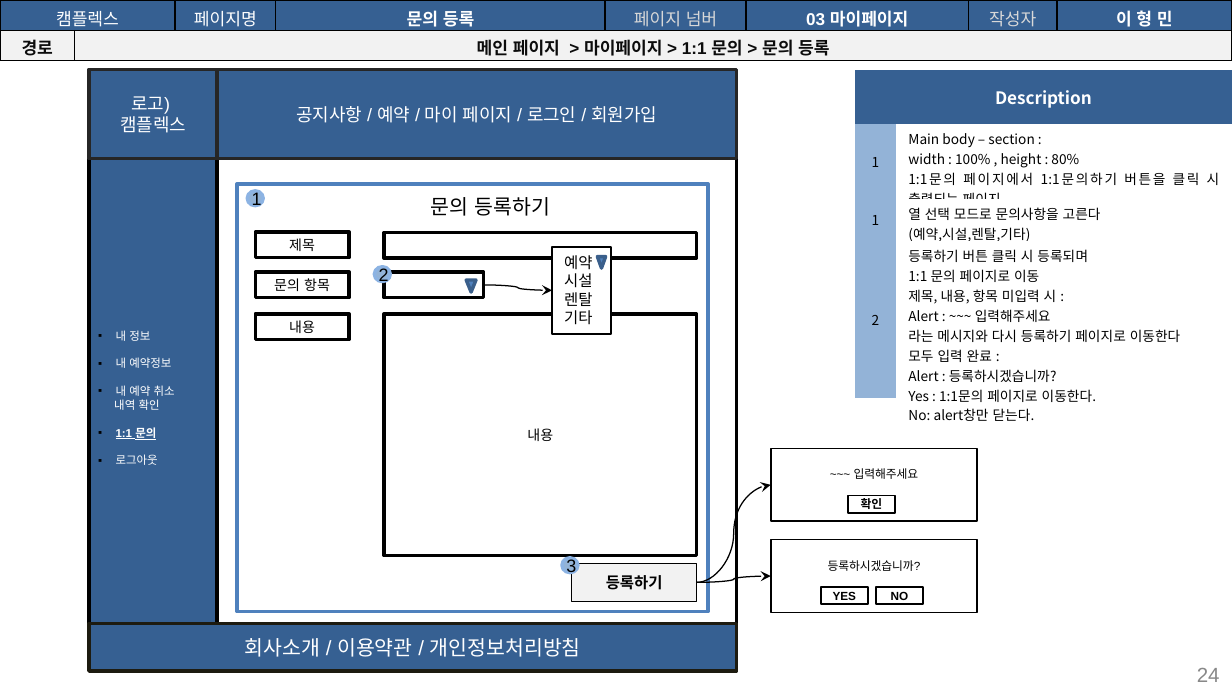
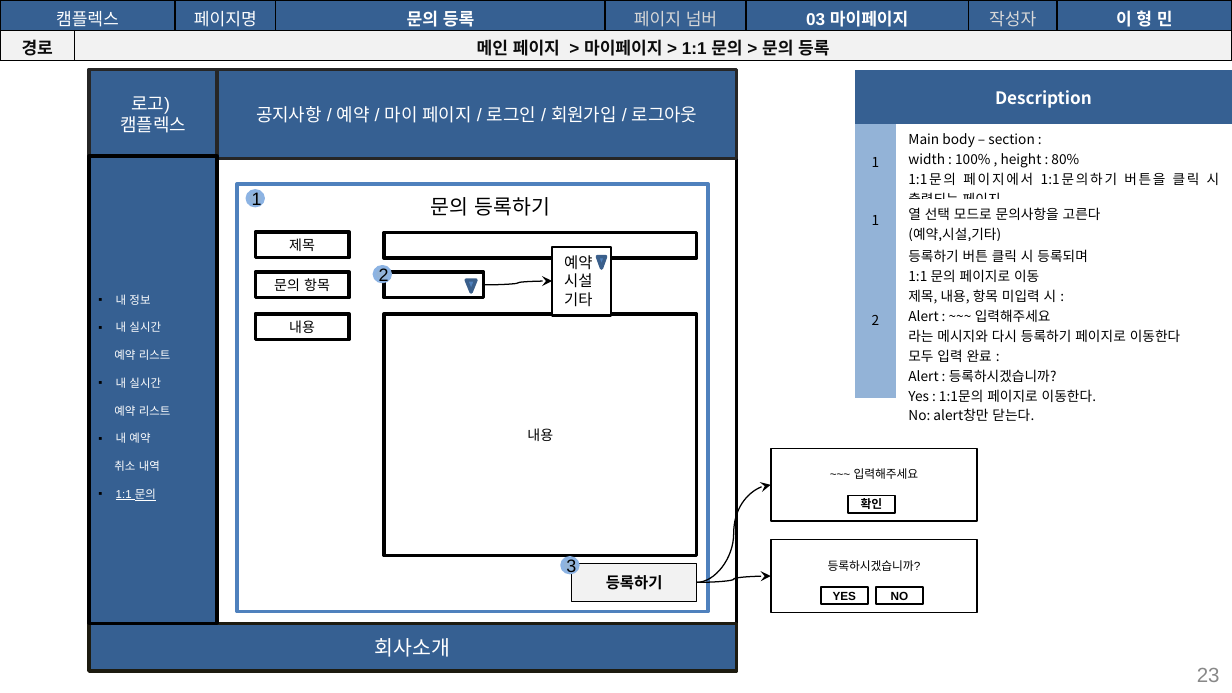
Before and after one commit to seoulsudal/CamFlexProject, a slide deck: slide 23 of 프로젝트 산출물/9. 스토리보드/캠플렉스 사용자_스토리보드.pptx (slide 24 before the commit). Drawn at 1232x693 pixels with LibreOffice and Linux fonts; fonts in the diff are those of the drawing. Boxes give left, top, right and bottom in pixels: in the first picture for what was removed or moved away, otherwise in the second. Text is boxed around its words. In the diff, an @@ line names an element or a change of style, - is before the commit and + after.

Commit message:
사용자 스토리보드 수정(회원 및 마이페이지 추가 수정 요망

```diff
--- a/프로젝트 산출물/9. 스토리보드/캠플렉스 사용자_스토리보드.pptx
+++ b/프로젝트 산출물/9. 스토리보드/캠플렉스 사용자_스토리보드.pptx
@@ table at [855, 70, 1232, 425] @@
-row 3, column 2: 열 선택 모드로 문의사항을 고른다 / (예약,시설,렌탈,기타)
+row 3, column 2: 열 선택 모드로 문의사항을 고른다 / (예약,시설,기타)
@@ text in rectangle at [256, 106, 698, 123]: text changed @@
-공지사항 / 예약 / 마이 페이지 / 로그인 / 회원가입
+공지사항 / 예약 / 마이 페이지 / 로그인 / 회원가입 / 로그아웃
@@ rectangle "예약": place and size @@
-rectangle "예약" at [552, 246, 611, 334]
+rectangle "예약" at [552, 246, 611, 315]
@@ curved arrow moved from (484, 285) - (552, 291) to (484, 285) - (552, 281) @@
@@ text in rectangle at [564, 292, 592, 306]: paragraph removed @@
-렌탈
@@ text in rectangle at [114, 321, 171, 471]: text changed @@
-▪ 내 예약정보
-▪ 내 예약 취소
-내역 확인
+▪ 내 실시간
+예약 리스트
+▪ 내 실시간
+예약 리스트
+▪ 내 예약
+취소 내역
@@ text in rectangle at [116, 454, 158, 465]: paragraph removed @@
-▪ 로그아웃
@@ text in rectangle at [116, 488, 156, 501]: bold off in "1:1 문의"; list level 1 to 2 in "1:1 문의" @@
@@ text in rectangle at [375, 638, 450, 657]: text changed @@
-회사소개 / 이용약관 / 개인정보처리방침
+회사소개
@@ page number at [1197, 668, 1220, 682]: text changed @@
-24
+23
```
Also in this commit, not shown: 19 other slides changed, 3 slides added, 4 slides removed.
